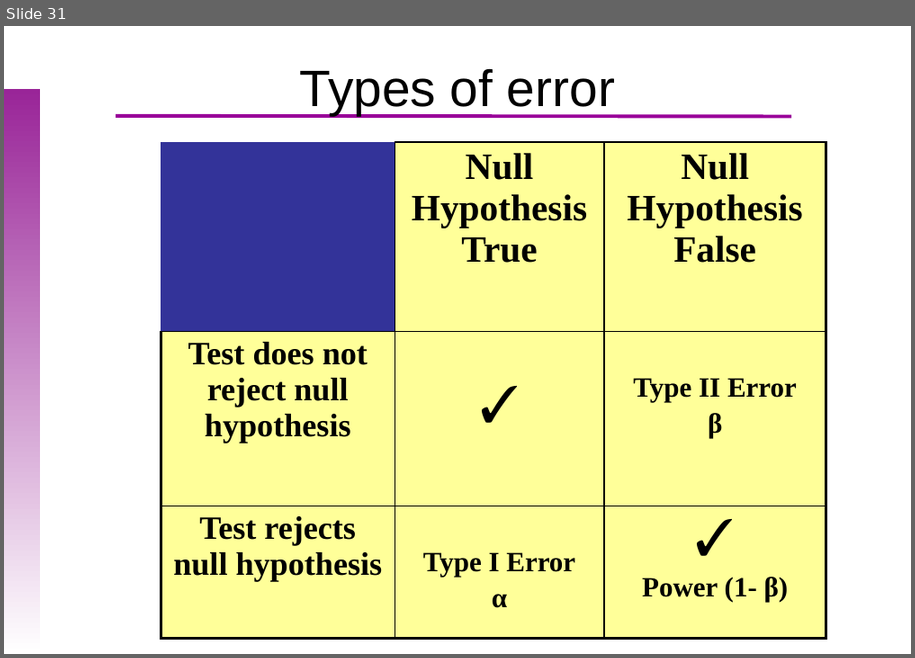
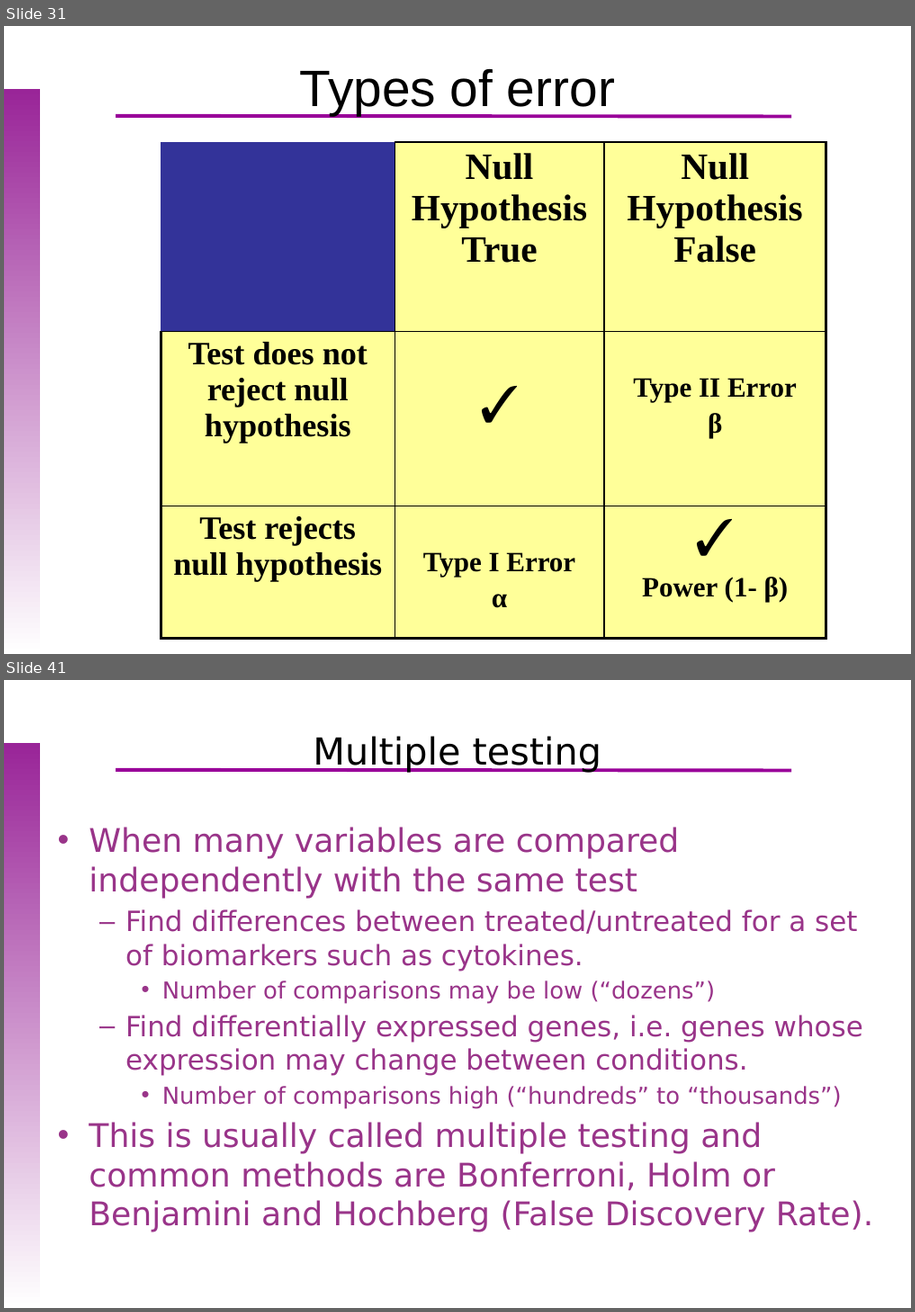
Before and after one commit to uebvhir/Course_Basic_Statistics_2019, a slide deck: Sessio_6/EBB_2018_Session_6_Hypothesis_tests.pptx. Shown one above the other, each under a label of ours: slide 31 before the commit, slides 31 and 41 after it; the slides between them are not shown. The pictures are 915x658 and 915x1312 pixels, drawn with LibreOffice and Linux fonts; fonts in the diff are those of the drawing; background and template pictures are left out. Boxes give left, top, right and bottom in pixels: in the first picture for what was removed or moved away, otherwise in the second. Text is boxed around its words. In the diff, an @@ line names an element or a change of style, - is before the commit and + after.

```diff
--- a/Sessio_6/EBB_2018_Session_6_Hypothesis_tests.pptx
+++ b/Sessio_6/EBB_2018_Session_6_Hypothesis_tests.pptx
@@ slide 41 added at (x1=4, y1=680, x2=911, y2=1308), background picture (left out); not listed: 2 template elements that a slide beside it also shows @@
@@ title added at (x1=313, y1=736, x2=602, y2=773), 32 pt, text #000000 @@
+Multiple testing
@@ text added at (x1=89, y1=827, x2=873, y2=1233), 28 pt, text #993489 @@
+• When many variables are compared independently with the same test
+  – Find differences between treated/untreated for a set of biomarkers such as cytokines.
+    • Number of comparisons may be low (“dozens”)
+  – Find differentially expressed genes, i.e. genes whose expression may change between conditions.
+    • Number of comparisons high (“hundreds” to “thousands”)
+• This is usually called multiple testing and common methods are Bonferroni, Holm or Benjamini and Hochberg (False Discovery Rate).
```
Also in this commit, not shown: 5 slides changed, 7 other slides added, 2 slides removed, 15 other files.
